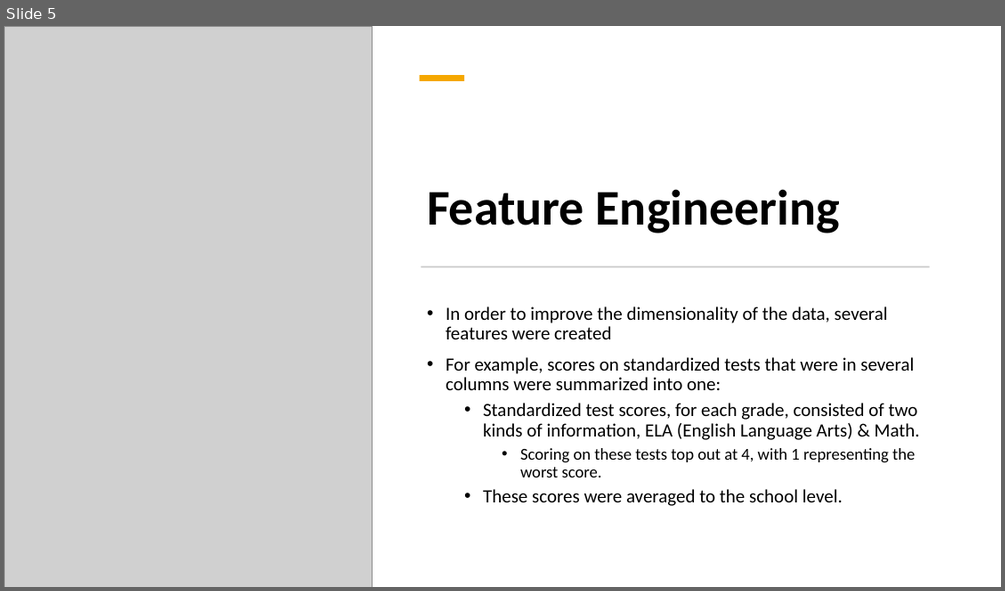
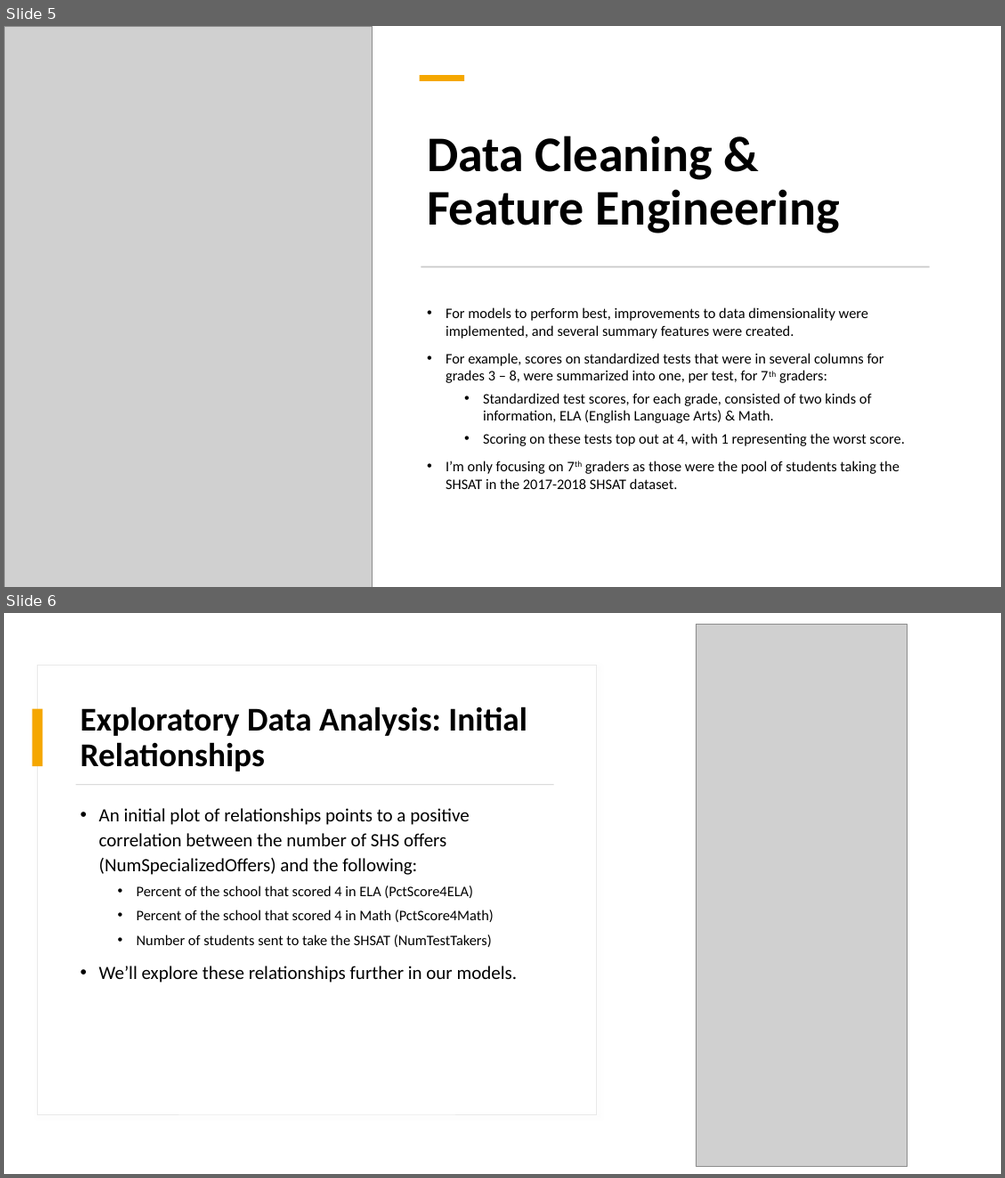
Before and after one commit to dj-m/CapstoneTwo, a slide deck: reports/submission/Capstone_Final_Presentation.pptx. Shown one above the other, each under a label of ours: slide 5 before the commit, slides 5 and 6 after it. The pictures are 1005x591 and 1005x1178 pixels, drawn with LibreOffice and Linux fonts; fonts in the diff are those of the drawing; grey boxes stand for pictures. Boxes give left, top, right and bottom in pixels: in the first picture for what was removed or moved away, otherwise in the second. Text is boxed around its words. In the diff, an @@ line names an element or a change of style, - is before the commit and + after.

```diff
--- a/reports/submission/Capstone_Final_Presentation.pptx
+++ b/reports/submission/Capstone_Final_Presentation.pptx
@@ slide 6 added at bbox=[4, 613, 1001, 1174], background #FFFFFF; not listed: 2 template elements that a slide beside it also shows @@
@@ rectangle added at bbox=[4, 613, 1001, 1174], fill #FFFFFF @@
@@ picture added at bbox=[696, 625, 907, 1167] @@
@@ rectangle added at bbox=[38, 665, 597, 1114], fill #FFFFFF, outline #E9E9E9 0.75 pt @@
@@ rectangle added at bbox=[32, 709, 43, 766], fill #F5A700 @@
@@ title added at bbox=[81, 706, 527, 771], 32 pt, text #000000, bold @@
+Exploratory Data Analysis: Initial Relationships
@@ rectangle added at bbox=[76, 784, 554, 785], fill #C9C9C9 @@
@@ text added at bbox=[99, 808, 518, 982], 18 pt, text #000000 @@
+• An initial plot of relationships points to a positive correlation between the number of SHS offers (NumSpecializedOffers) and the following:
+  • Percent of the school that scored 4 in ELA (PctScore4ELA)
+  • Percent of the school that scored 4 in Math (PctScore4Math)
+  • Number of students sent to take the SHSAT (NumTestTakers)
+• We’ll explore these relationships further in our models.
@@ slide 5 changed as well @@
@@ title at bbox=[427, 135, 840, 233]: text changed @@
-Feature Engineering
+Data Cleaning & Feature Engineering
@@ text at bbox=[445, 307, 884, 383]: text changed; size 18 to 14 pt @@
-• In order to improve the dimensionality of the data, several features were created
-• For example, scores on standardized tests that were in several columns were summarized into one:
+• For models to perform best, improvements to data dimensionality were implemented, and several summary features were created.
+• For example, scores on standardized tests that were in several columns for grades 3 – 8, were summarized into one, per test, for 7th graders:
@@ text at bbox=[483, 393, 905, 446]: size 18 to 14 pt in "Standardized test scores, for each grade, consisted ..."; size 16 to 14 pt in "Scoring on these tests top out at ..."; line spacing 0.9 to 1; list level 3 to 2 in "Scoring on these tests top ..." @@
@@ text at bbox=[445, 460, 899, 489]: text changed; size 18 to 14 pt @@
-  • These scores were averaged to the school level.
+• I’m only focusing on 7th graders as those were the pool of students taking the SHSAT in the 2017-2018 SHSAT dataset.
```
Also in this commit, not shown: 15 other slides changed, 4 other slides added, 1 slide removed.
